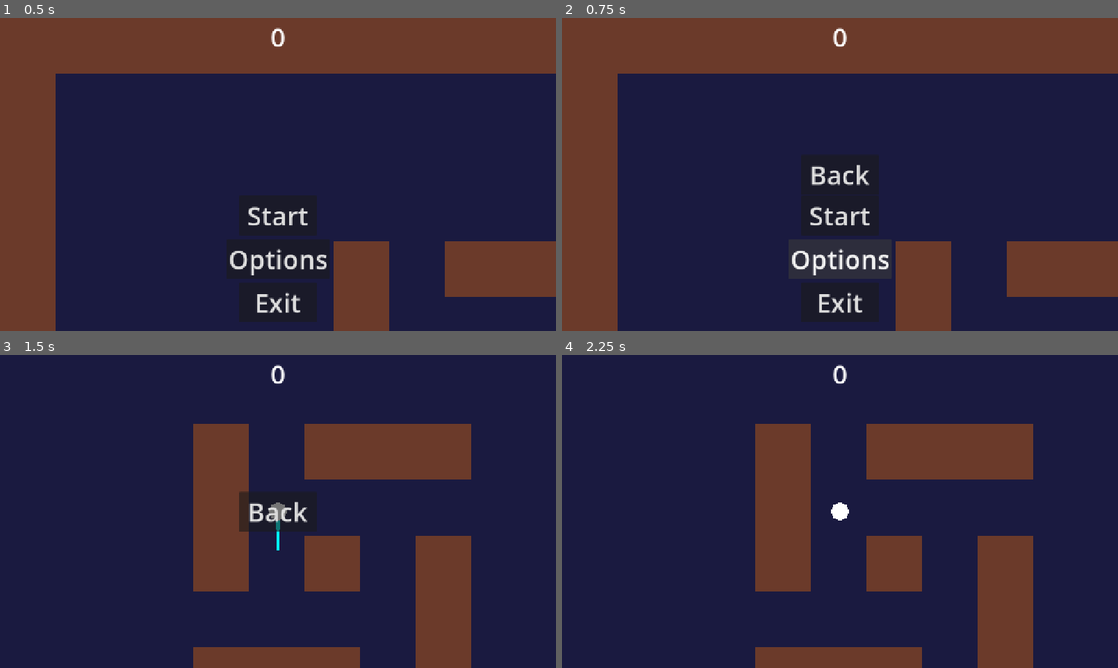
Above: before the commit, frames 1-4 (two rows, left to right).
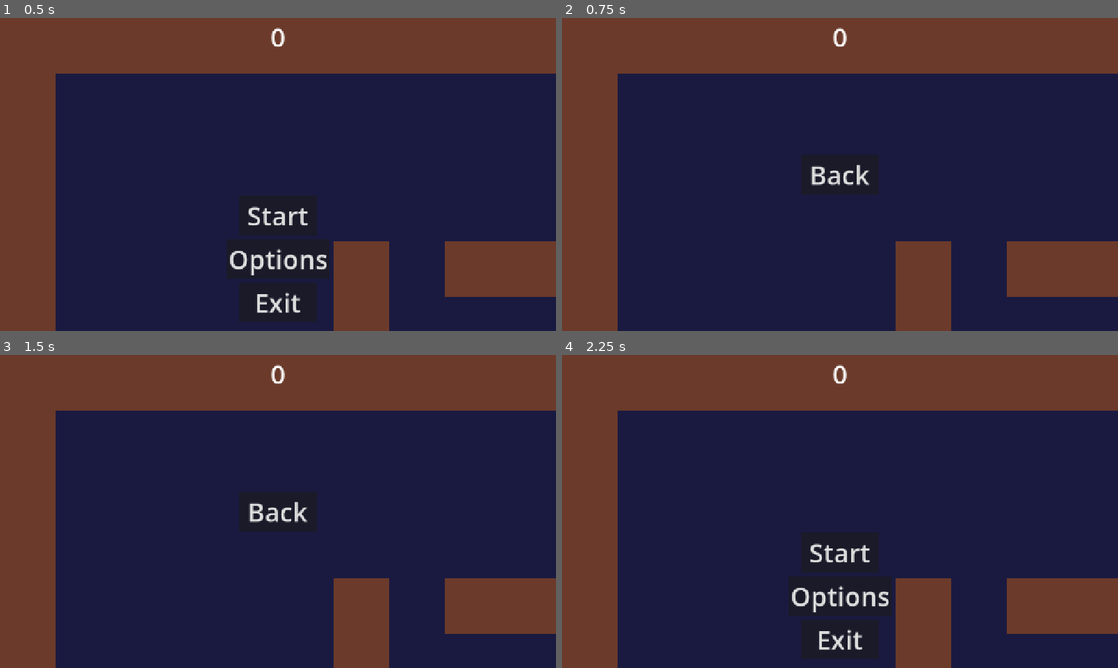
Above: after the commit, the same moments.

Repository: piotrrusak/coldcurve-vancouver
Game: Godot game, scene res://scenes/main.tscn
The game is run twice, just before and just after one commit, with the same random seed, the same clock (stepped at 60 frames per second) and the same inputs.
Inputs (mouse positions are in pixels of both pictures, inside the frame that each line leads up to):
- Up to frame 1 (0.5 s): no input
- Up to frame 2 (0.75 s): click "Options" at 0.5 s
- Up to frame 3 (1.5 s): click (278, 552) at 1.25 s, where only the run before the commit has a clickable "Start"
- Up to frame 4 (2.25 s): click "Back" at 2 s

Frame 1 is identical in both runs. In frame 2, 1.1% of the frame differs, in the area x 41-59%, y 60-95%; in frame 3, 48%; in frame 4, 49%, in the area x 0-100%, y 0-100%.

Commit message:
Options work

Diff:
--- a/scripts/Chud/hud.gd
+++ b/scripts/Chud/hud.gd
@@ -5,24 +5,35 @@
 const OptionsScene = preload("res://scenes/options/options.tscn")
 
 func show_game_over():
-	$StartButton.show()
-	$OptionsButton.show()
-	$ExitButton.show()
+	_show_menu_buttons()
 	$GameOverLabel.show()
 
 func update_score(score):
 	$ScoreLabel.text = str(score)
 
 func _on_start_button_pressed():
+	_hide_menu_buttons()
+	$GameOverLabel.hide()
+	start_game.emit()
+
+func _show_menu_buttons():
+	$StartButton.show()
+	$OptionsButton.show()
+	$ExitButton.show()
+
+func _hide_menu_buttons():
 	$StartButton.hide()
 	$OptionsButton.hide()
 	$ExitButton.hide()
-	$GameOverLabel.hide()
-	start_game.emit()
 
 func _on_options_button_pressed():
+	_hide_menu_buttons()
 	var options = OptionsScene.instantiate()
+	options.back.connect(_on_options_back)
 	get_tree().root.add_child(options)
+
+func _on_options_back():
+	_show_menu_buttons()
 
 func _on_exit_button_pressed():
 	get_tree().quit()
